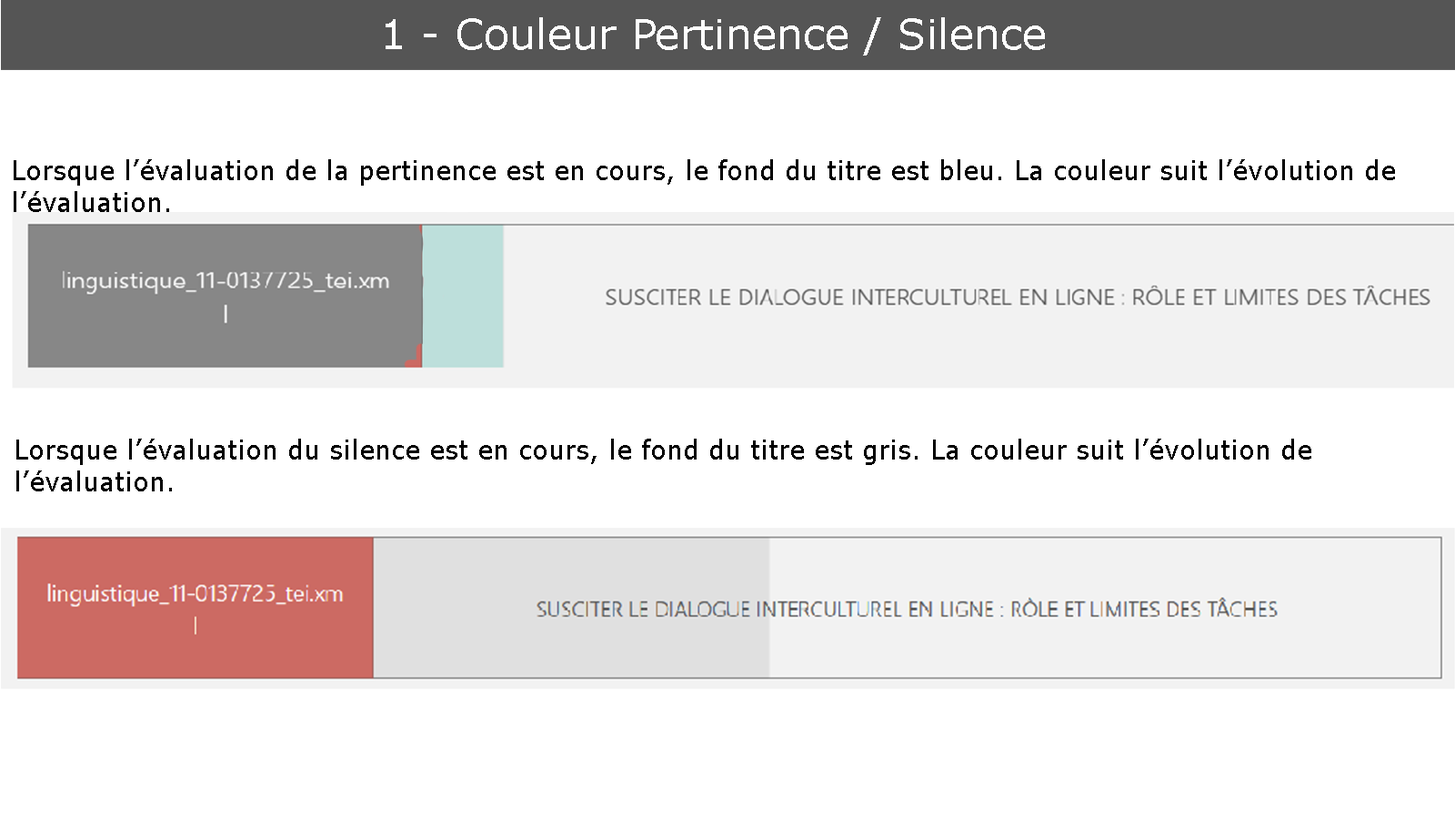
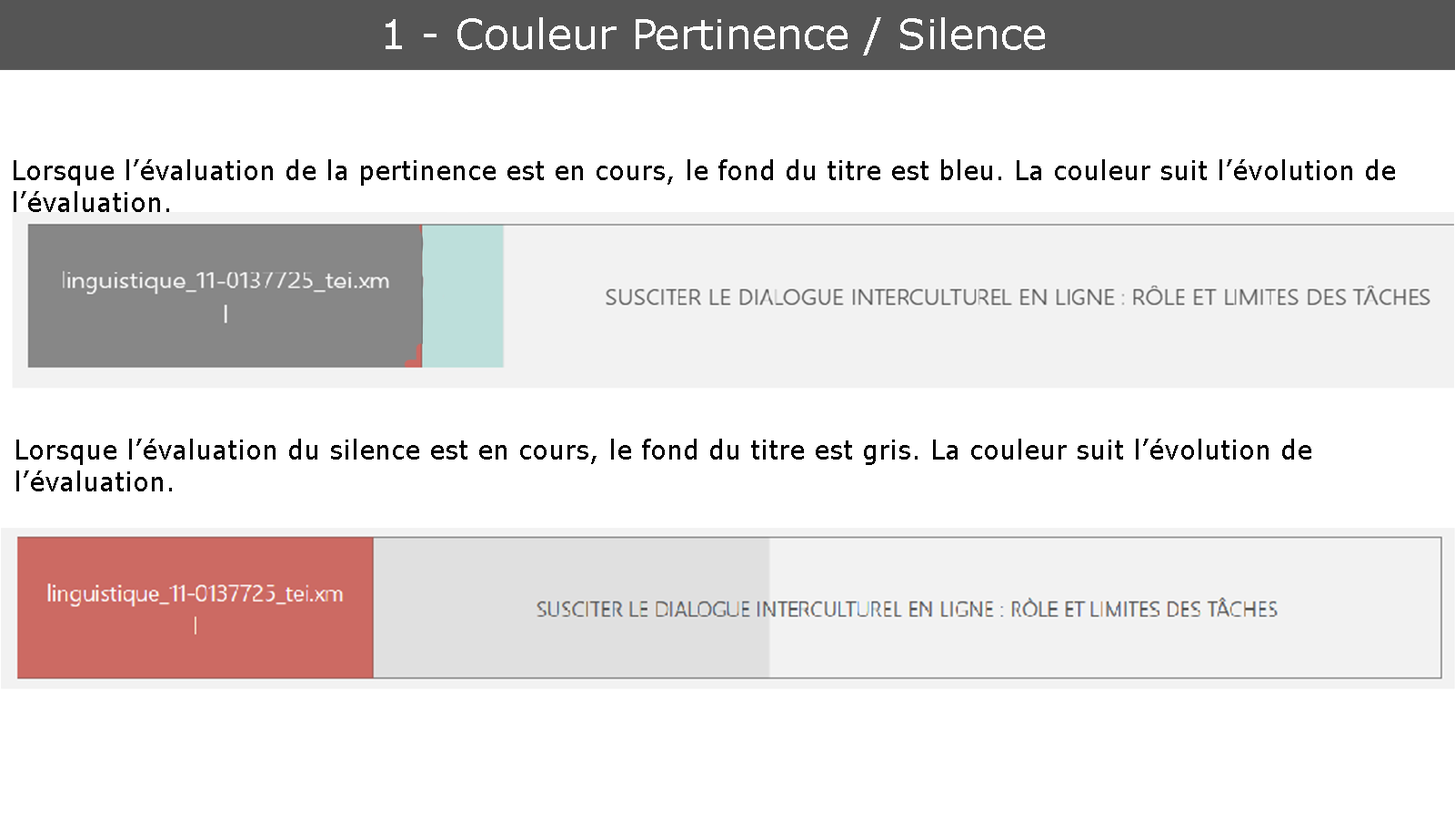
Layers edited between the first and the second 1455x819 image:
painted on "Calque 1" over <box>0,0,1,71</box>
